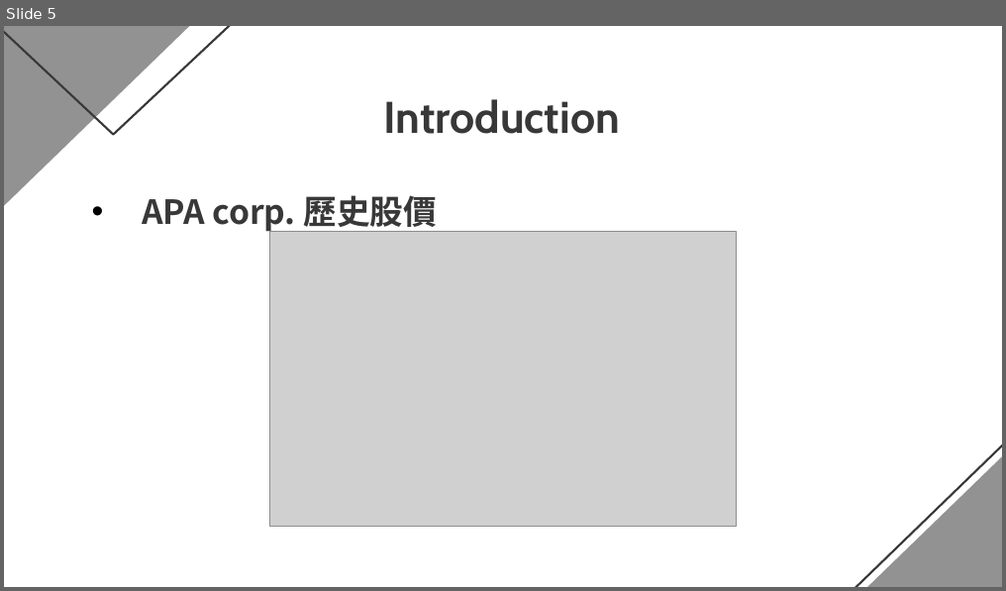
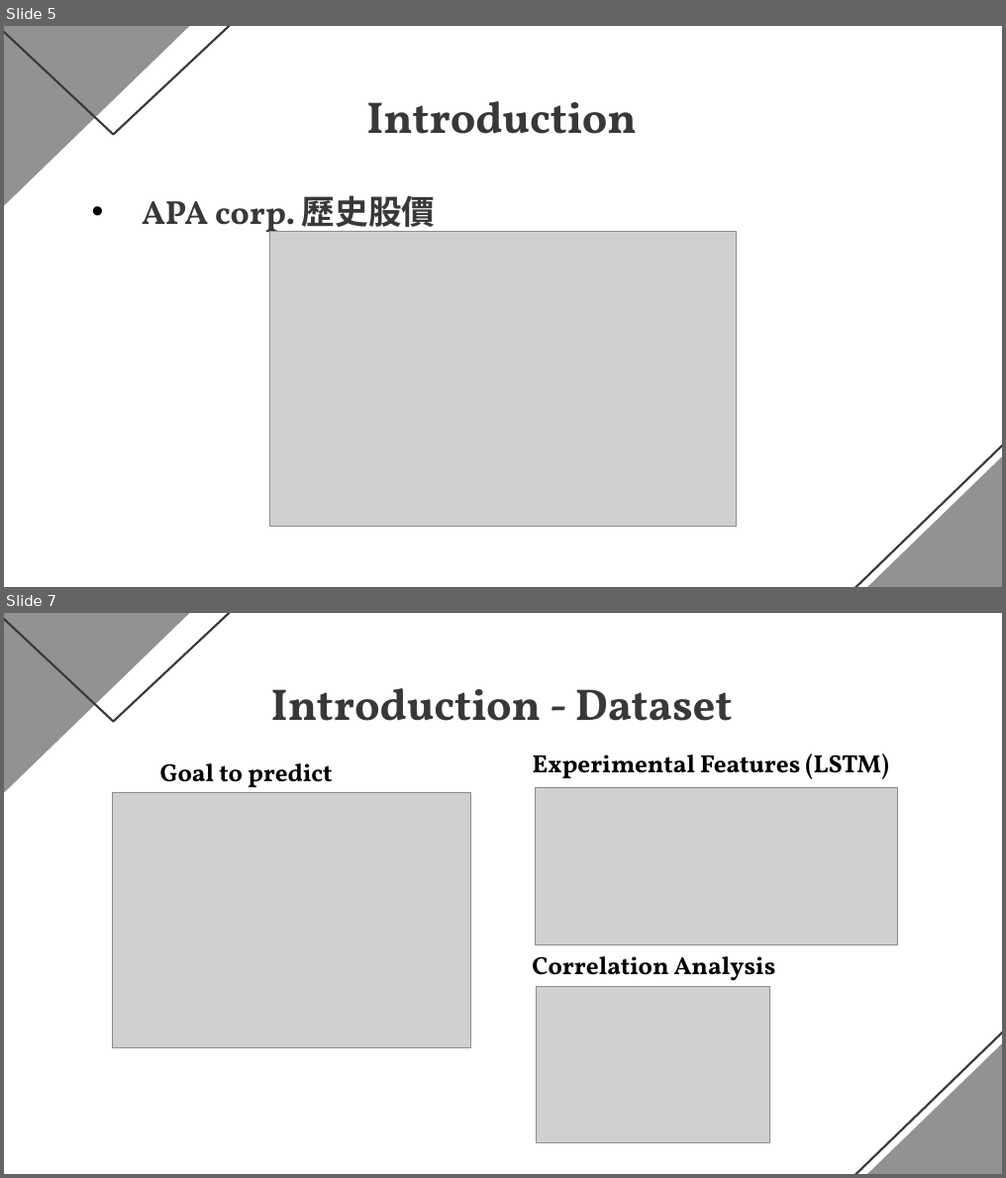
Before and after one commit to theabc50111/DL2021_final_dmlab_HCT_nccu, a slide deck: New_DL_final.pptx. Shown one above the other, each under a label of ours: slide 5 before the commit, slides 5 and 7 after it; the slides between them are not shown. The pictures are 1006x591 and 1006x1178 pixels, drawn with LibreOffice and Linux fonts; fonts in the diff are those of the drawing; grey boxes stand for pictures. Boxes give left, top, right and bottom in pixels: in the first picture for what was removed or moved away, otherwise in the second. Text is boxed around its words. In the diff, an @@ line names an element or a change of style, - is before the commit and + after.

```diff
--- a/New_DL_final.pptx
+++ b/New_DL_final.pptx
@@ slide 7 added at bbox=[4, 613, 1002, 1174], background #FFFFFF; not listed: 4 template elements that a slide beside it also shows @@
@@ title added at bbox=[271, 688, 733, 721], 32 pt, text #383838, bold @@
+Introduction - Dataset
@@ text added at bbox=[533, 754, 889, 779], 18 pt, text #000000, bold @@
+Experimental Features (LSTM)
@@ text added at bbox=[160, 763, 333, 787], 18 pt, text #000000, bold @@
+Goal to predict
@@ picture added at bbox=[535, 787, 897, 946] @@
@@ picture added at bbox=[113, 792, 471, 1048] @@
@@ text added at bbox=[532, 957, 776, 981], 18 pt, text #000000, bold @@
+Correlation Analysis
@@ picture added at bbox=[537, 987, 769, 1144] @@
@@ slide 5 changed as well @@
@@ title "Introduction" at bbox=[366, 101, 636, 134]: font Cabin to Vollkorn @@
@@ text "APA corp. 歷史股價" at bbox=[142, 190, 435, 240]: font Noto Sans CJK SC to Vollkorn @@
```
Also in this commit, not shown: 18 other slides changed, 3 other slides added.
